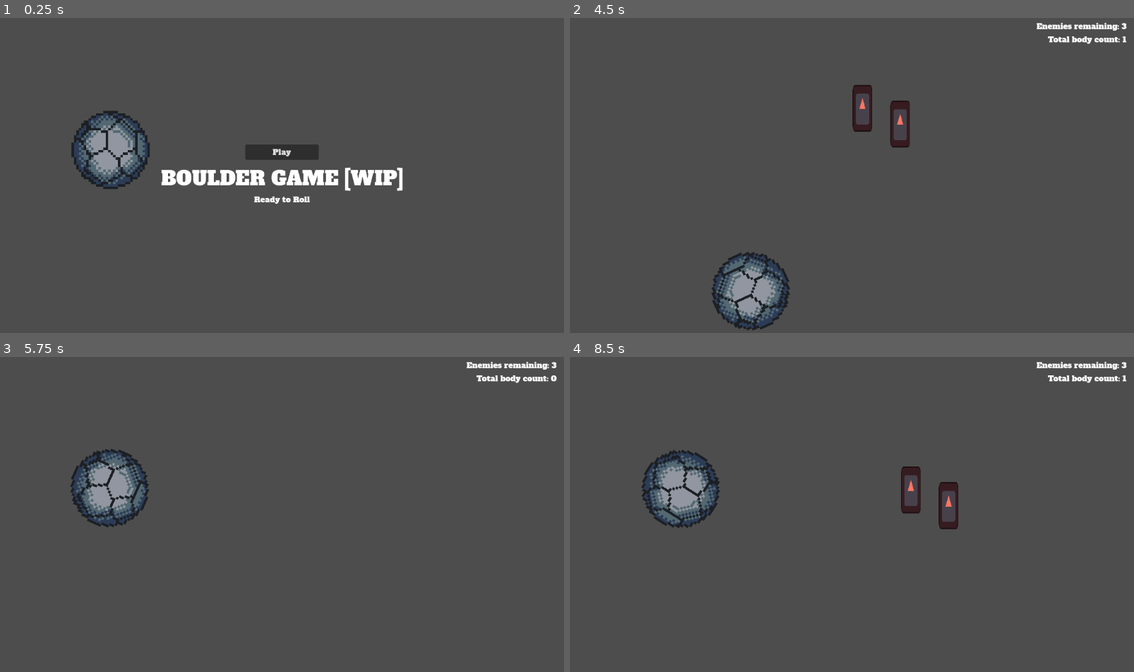
Above: before the commit, frames 1-4 (two rows, left to right).
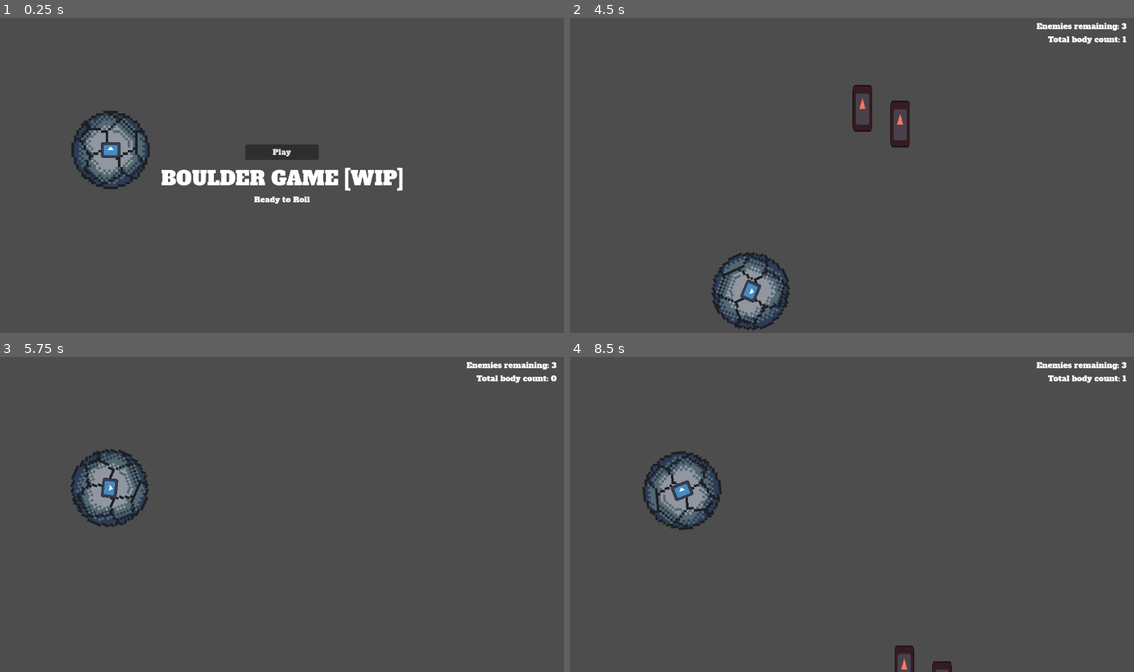
Above: after the commit, the same moments.

Repository: cdawgg/PirateJam16
Game: Godot game, scene res://scenes/game_world.tscn
Two runs of this game, one before a commit and one after it. Both use one fixed random seed, a clock stepped at 60 frames per second and the inputs below. The engine's default icon, where the game draws it, is replaced by a stand-in: a white triangle on a blue panel in a dark square.
Inputs (mouse positions are in pixels of both pictures, inside the frame that each line leads up to):
- Up to frame 1 (0.25 s): no input
- Up to frame 2 (4.5 s): click "Play" at 0.5 s; tap Enter at 1.25 s; move the mouse to (976, 159) at 1.27 s; hold E (action) 1.28-2.03 s; tap Space (jump) at 1.52, 2.27, 3.77 s; click (976, 159) at 1.55 s; move the mouse to (739, 191) at 2.02 s; click (739, 191) at 2.1 s; tap E (action) at 2.3, 3.8 s; move the mouse to (908, 106) at 2.77 s; hold E (action) 2.78-3.53 s; click (908, 106) at 3.05 s; move the mouse to (823, 238) at 3.52 s; click (823, 238) at 3.6 s; move the mouse to (1021, 222) at 4.27 s; hold E (action) from 4.28 s (still down)
- Up to frame 3 (5.75 s): tap Space (jump) at 4.52, 5.27 s; click (451, 561) at 4.55 s; tap R (restart) at 4.9 s; move the mouse to (112, 467) at 5.02 s; release E (action) at 5.03 s; click (112, 467) at 5.1 s; tap E (action) at 5.3 s
- Up to frame 4 (8.5 s): move the mouse to (880, 514) at 5.77 s; hold E (action) 5.78-6.53 s; click (880, 514) at 6.05 s; move the mouse to (767, 432) at 6.52 s; click (767, 432) at 6.6 s; tap Space (jump) at 6.77, 7.52, 8.27 s; tap E (action) at 6.8, 8.3 s; move the mouse to (976, 498) at 7.27 s; hold E (action) 7.28-8.03 s; click (976, 498) at 7.55 s; move the mouse to (739, 530) at 8.02 s; click (739, 530) at 8.1 s

The runs differ from the first frame. In frame 1, 0.2% of the frame differs, in the area x 17-22%, y 39-45%; in frame 2, 0.2%; in frame 3, 0.2%; in frame 4, 2.6%, in the area x 12-69%, y 29-100%.

Commit message:
added gun added shootables

Diff:
--- a/objects/enemy.gd
+++ b/objects/enemy.gd
@@ -7,6 +7,8 @@
 func die():
 	hide()
 	dead = true
+	set_deferred("process_mode", PROCESS_MODE_DISABLED)
+
 	GameState.level_kill_count += 1
 	GameState.shake_camera(0.5)
 
@@ -14,6 +16,7 @@
 func respawn():
 	show()
 	dead = false
+	process_mode = PROCESS_MODE_INHERIT
 
 
 func _on_body_entered(body):
--- a/objects/level.gd
+++ b/objects/level.gd
@@ -15,8 +15,8 @@
 
 func reset():
 	for obstacle in obstacles:
-		# TODO: Reset obstacle to initial state
-		pass
+		if obstacle is Shootable:
+			obstacle.reset()
 
 	for enemy in enemies:
 		enemy.respawn()
--- /dev/null
+++ b/objects/shootable.gd
@@ -0,0 +1,15 @@
+class_name Shootable
+extends Area2D
+
+signal was_hit
+
+
+func reset():
+	process_mode = PROCESS_MODE_INHERIT
+	show()
+
+
+func hit():
+	hide()
+	process_mode = PROCESS_MODE_DISABLED
+	was_hit.emit()
--- /dev/null
+++ b/objects/shootable.tscn
@@ -0,0 +1,15 @@
+[gd_scene load_steps=3 format=3 uid="uid://hb1dx7dyu6qs"]
+
+[ext_resource type="Script" path="res://objects/shootable.gd" id="1_asops"]
+
+[sub_resource type="RectangleShape2D" id="RectangleShape2D_gdmcp"]
+size = Vector2(244, 174)
+
+[node name="Shootable" type="Area2D"]
+collision_layer = 16
+collision_mask = 0
+script = ExtResource("1_asops")
+
+[node name="CollisionShape2D" type="CollisionShape2D" parent="."]
+shape = SubResource("RectangleShape2D_gdmcp")
+debug_color = Color(0.992183, 0, 0.255556, 0.42)
--- /dev/null
+++ b/objects/test_level/invisibridge.gd
@@ -0,0 +1,6 @@
+extends StaticBody2D
+
+
+func _on_shootable_was_hit():
+	show()
+	collision_layer = 2
--- a/player/boulder.gd
+++ b/player/boulder.gd
@@ -3,6 +3,8 @@
 
 const MAX_SPEED: float = 1000
 const JUMP_FORCE: float = 1000
+
+@onready var gun: Gun = $Gun
 
 var input_disabled: bool = true
 var on_floor: bool = false
@@ -16,7 +18,9 @@
 	if event.is_action_pressed("restart"): #restart set to R
 		GameState.start_level()
 	if event.is_action_pressed("action"): #action set to E, nothing set here yet
-		fire()
+		pass
+	if event.is_action_pressed("fire_gun"):
+		gun.fire()
 
 
 func _physics_process(delta):
@@ -33,6 +37,15 @@
 
 		on_floor = on_floor or contact_on_floor
 		i += 1
+
+
+func enable_gun(enable: bool):
+	gun.visible = enable
+
+	if enable:
+		gun.process_mode = Node.PROCESS_MODE_INHERIT
+	else:
+		gun.process_mode = Node.PROCESS_MODE_DISABLED
 
 
 func disable_input(val: bool = true):
@@ -52,10 +65,6 @@
 	apply_central_impulse(Vector2.UP * JUMP_FORCE)
 
 
-func fire():
-	print("fire test")
-
-
 func _on_body_entered(_body):
 	# TODO: Calculate this according to collision vectors instead
 	var shake_strength: float = 0.0003 * linear_velocity.length()
--- a/player/boulder.tscn
+++ b/player/boulder.tscn
@@ -1,7 +1,9 @@
-[gd_scene load_steps=5 format=3 uid="uid://dvu1jjofnojpc"]
+[gd_scene load_steps=7 format=3 uid="uid://dvu1jjofnojpc"]
 
 [ext_resource type="Script" path="res://player/boulder.gd" id="1_lfjyv"]
 [ext_resource type="Texture2D" uid="uid://bh4j4r8i6et5i" path="res://assets/sprites/boulder_blue.png" id="2_3cw1w"]
+[ext_resource type="Script" path="res://player/gun.gd" id="3_bart6"]
+[ext_resource type="Texture2D" uid="uid://5fb6x5is14nh" path="res://assets/sprites/icon.svg" id="4_iusco"]
 
 [sub_resource type="PhysicsMaterial" id="PhysicsMaterial_t5rw4"]
 bounce = 0.4
@@ -25,4 +27,16 @@
 visible = false
 shape = SubResource("CircleShape2D_gqwbh")
 
+[node name="Gun" type="Node2D" parent="."]
+script = ExtResource("3_bart6")
+
+[node name="Sprite2D" type="Sprite2D" parent="Gun"]
+scale = Vector2(0.3125, 0.25)
+texture = ExtResource("4_iusco")
+
+[node name="FirePoint" type="Marker2D" parent="Gun"]
+position = Vector2(21, 0)
+
+[node name="Timer" type="Timer" parent="Gun"]
+
 [connection signal="body_entered" from="." to="." method="_on_body_entered"]
--- /dev/null
+++ b/player/bullet.gd
@@ -0,0 +1,36 @@
+class_name Bullet
+extends RigidBody2D
+
+const FORCE: float = 8
+const MAX_LIFETIME: float = 5
+
+var lifetime: float
+
+
+func _physics_process(delta):
+	if lifetime <= 0: remove()
+	lifetime -= delta
+
+
+func fire(target: Vector2, parent_velocity: Vector2):
+	var dir: Vector2 = target - global_position
+	linear_velocity = parent_velocity + (dir * FORCE)
+	lifetime = MAX_LIFETIME
+	look_at(target)
+
+
+func remove():
+	hide()
+	queue_free()
+
+
+func _on_hitbox_area_entered(area):
+	if area is Enemy:
+		area.die()
+	elif area is Shootable:
+		area.hit()
+	remove()
+
+
+func _on_hitbox_body_entered(body):
+	remove()
--- /dev/null
+++ b/player/bullet.tscn
@@ -0,0 +1,34 @@
+[gd_scene load_steps=5 format=3 uid="uid://cr7sj0uun4y2k"]
+
+[ext_resource type="Script" path="res://player/bullet.gd" id="1_65vg4"]
+[ext_resource type="Texture2D" uid="uid://5fb6x5is14nh" path="res://assets/sprites/icon.svg" id="2_j33nx"]
+
+[sub_resource type="RectangleShape2D" id="RectangleShape2D_bghcp"]
+size = Vector2(18, 12)
+
+[sub_resource type="RectangleShape2D" id="RectangleShape2D_jmrr4"]
+size = Vector2(18, 12)
+
+[node name="Bullet" type="RigidBody2D"]
+collision_layer = 32
+collision_mask = 14
+gravity_scale = 0.0
+continuous_cd = 2
+script = ExtResource("1_65vg4")
+
+[node name="Sprite2D" type="Sprite2D" parent="."]
+scale = Vector2(0.140625, 0.09375)
+texture = ExtResource("2_j33nx")
+
+[node name="CollisionShape2D" type="CollisionShape2D" parent="."]
+shape = SubResource("RectangleShape2D_bghcp")
+
+[node name="Hitbox" type="Area2D" parent="."]
+collision_layer = 32
+collision_mask = 30
+
+[node name="CollisionShape2D" type="CollisionShape2D" parent="Hitbox"]
+shape = SubResource("RectangleShape2D_jmrr4")
+
+[connection signal="area_entered" from="Hitbox" to="." method="_on_hitbox_area_entered"]
+[connection signal="body_entered" from="Hitbox" to="." method="_on_hitbox_body_entered"]
--- /dev/null
+++ b/player/gun.gd
@@ -0,0 +1,32 @@
+class_name Gun
+extends Node2D
+
+@onready var sprite: Sprite2D = $Sprite2D
+@onready var fire_point: Marker2D = $FirePoint
+@onready var timer: Timer = $Timer
+@onready var bullet_packed: PackedScene = preload("res://player/bullet.tscn")
+
+const COOLDOWN: float = 1
+var on_cooldown: bool = false
+
+
+func _ready():
+	timer.timeout.connect(_on_timer_timeout)
+
+
+func fire():
+	if on_cooldown: return
+
+	look_at(get_global_mouse_position())
+	var bullet: Bullet = bullet_packed.instantiate()
+	GameState.game_world.add_child(bullet)
+	bullet.global_position = fire_point.global_position
+	bullet.fire(get_global_mouse_position(), get_parent().linear_velocity)
+
+	on_cooldown = true
+	timer.start(COOLDOWN)
+
+
+func _on_timer_timeout():
+	timer.stop()
+	on_cooldown = false
--- a/project.godot
+++ b/project.godot
@@ -42,9 +42,10 @@
 "events": [Object(InputEventKey,"resource_local_to_scene":false,"resource_name":"","device":-1,"window_id":0,"alt_press …(192 unchanged characters)…
 ]
 }
-leftclick={
+fire_gun={
 "deadzone": 0.5,
-"events": []
+"events": [Object(InputEventMouseButton,"resource_local_to_scene":false,"resource_name":"","device":-1,"window_id":0,"alt_pressed":false,"shift_pressed":false,"ctrl_pressed":false,"meta_pressed":false,"button_mask":0,"position":Vector2(0, 0),"global_position":Vector2(0, 0),"factor":1.0,"button_index":1,"canceled":false,"pressed":false,"double_click":false,"script":null)
+]
 }
 
 [layer_names]
@@ -53,6 +54,8 @@
 2d_physics/layer_2="Terrain"
 2d_physics/layer_3="Obstacle"
 2d_physics/layer_4="Enemy"
+2d_physics/layer_5="Shootable"
+2d_physics/layer_6="Bullet"
 
 [rendering]
 
--- a/scenes/test_level.tscn
+++ b/scenes/test_level.tscn
@@ -1,8 +1,10 @@
-[gd_scene load_steps=8 format=3 uid="uid://kkr4v0d00phg"]
+[gd_scene load_steps=10 format=3 uid="uid://kkr4v0d00phg"]
 
 [ext_resource type="Script" path="res://objects/level.gd" id="1_drve2"]
 [ext_resource type="PackedScene" uid="uid://bsy7how66wntf" path="res://objects/death_zone.tscn" id="2_20nuq"]
+[ext_resource type="Script" path="res://objects/test_level/invisibridge.gd" id="2_yabtx"]
 [ext_resource type="PackedScene" uid="uid://cnc1dhgwa5uu6" path="res://objects/enemy.tscn" id="3_d7qg0"]
+[ext_resource type="PackedScene" uid="uid://hb1dx7dyu6qs" path="res://objects/shootable.tscn" id="3_i8yxo"]
 
 [sub_resource type="RectangleShape2D" id="RectangleShape2D_1s8du"]
 size = Vector2(1991.06, 65.1005)
@@ -43,6 +45,18 @@
 position = Vector2(2146.24, 22.5502)
 shape = SubResource("RectangleShape2D_xcae2")
 
+[node name="Floor3" type="StaticBody2D" parent="Terrain"]
+visible = false
+position = Vector2(1366, 540)
+rotation = 0.359538
+collision_layer = 0
+collision_mask = 0
+script = ExtResource("2_yabtx")
+
+[node name="CollisionShape2D" type="CollisionShape2D" parent="Terrain/Floor3"]
+position = Vector2(600.541, 22.5503)
+shape = SubResource("RectangleShape2D_1s8du")
+
 [node name="DeathZone" parent="Terrain" instance=ExtResource("2_20nuq")]
 position = Vector2(1433, 922)
 
@@ -67,6 +81,9 @@
 
 [node name="Obstacles" type="Node" parent="."]
 
+[node name="Shootable" parent="Obstacles" instance=ExtResource("3_i8yxo")]
+position = Vector2(1454, 216)
+
 [node name="Enemies" type="Node" parent="."]
 
 [node name="Enemy" parent="Enemies" instance=ExtResource("3_d7qg0")]
@@ -78,5 +95,8 @@
 [node name="Enemy3" parent="Enemies" instance=ExtResource("3_d7qg0")]
 position = Vector2(2316, 844)
 
+[connection signal="was_hit" from="Obstacles/Shootable" to="Terrain/Floor3" method="_on_shootable_was_hit"]
+
 [editable path="Terrain/DeathZone"]
 [editable path="Terrain/DeathZone2"]
+[editable path="Obstacles/Shootable"]
--- a/system/game_state.gd
+++ b/system/game_state.gd
@@ -5,12 +5,16 @@
 var camera: Camera
 var level: Level
 
+## Kill counts
 var level_kill_count: int = 0: # Enemies killed in the current run of the level
 	set(val):
 		level_kill_count = val
 		UILayer.set_score(total_kill_count + level_kill_count)
 var total_kill_count: int = 0 # Enemies killed in previous levels
 var max_kill_count: int = 0 # Potential of enemies killed in previous levels
+
+## Upgrades
+var gun_unlocked: bool = true
 
 
 func _ready():
@@ -39,6 +43,9 @@
 	boulder.stop_movement()
 	camera.reparent(boulder)
 	camera.position = Vector2.ZERO
+
+	boulder.enable_gun(gun_unlocked)
+
 	boulder.process_mode = Node.PROCESS_MODE_INHERIT
 	boulder.position = level.spawn_point.position
 	boulder.disable_input(false)
